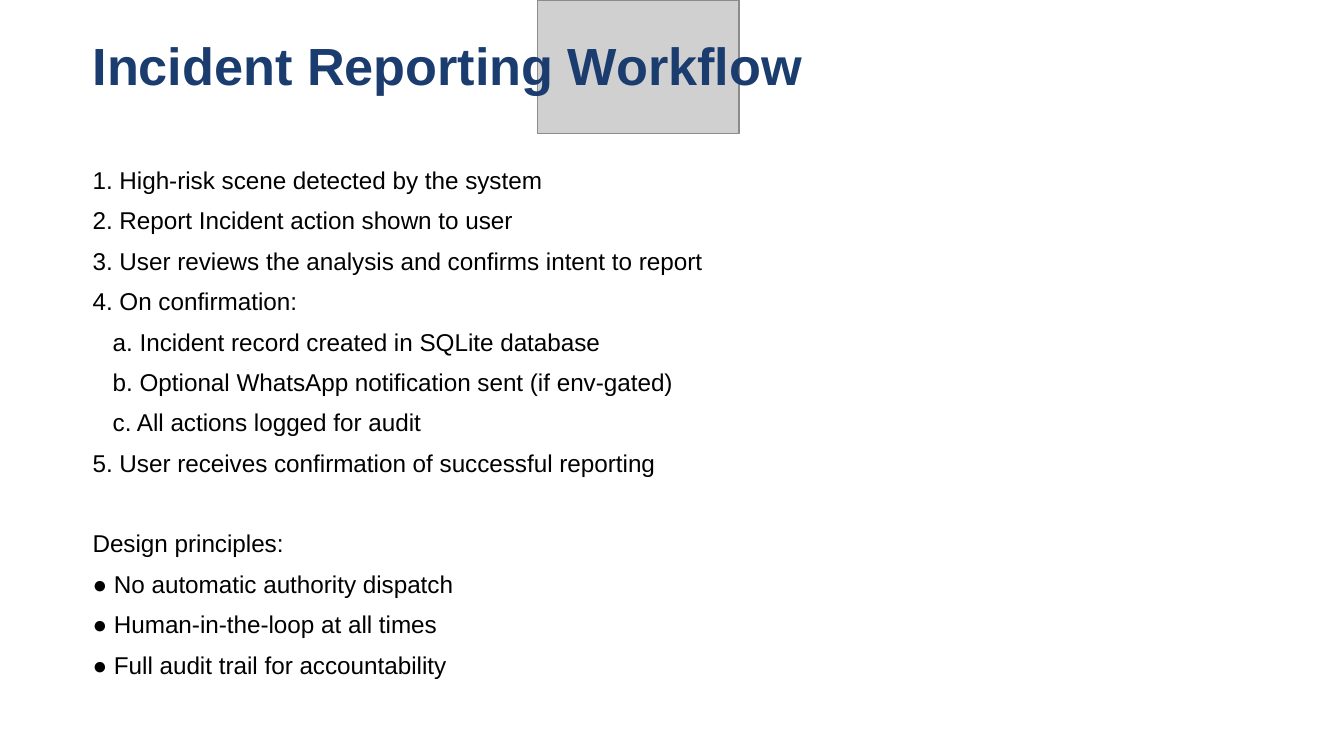
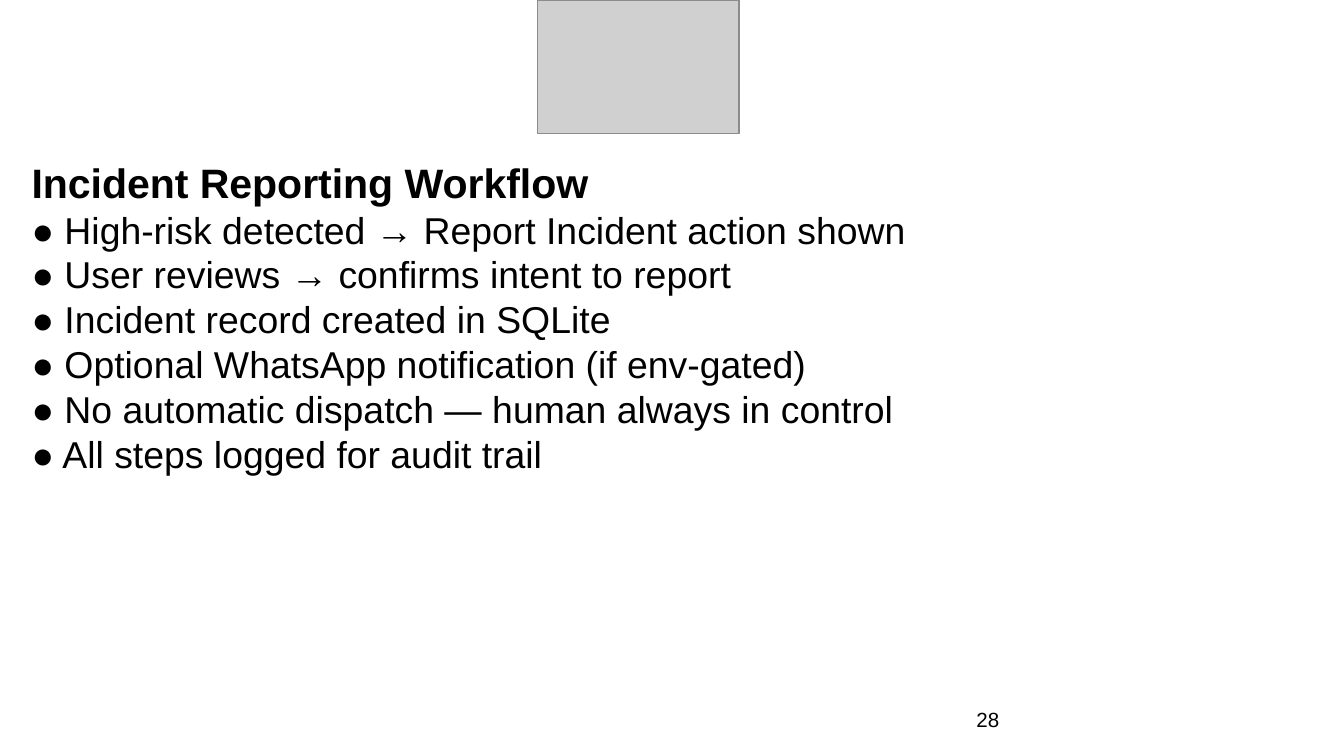
Before and after one commit to nibodhdaware/VisionGPT, a slide deck: slide 28 of paper/stage2_review3_updated.pptx. Drawn at 1344x756 pixels with LibreOffice and Linux fonts; fonts in the diff are those of the drawing; grey boxes stand for pictures. Boxes give left, top, right and bottom in pixels: in the first picture for what was removed or moved away, otherwise in the second. Text is boxed around its words. In the diff, an @@ line names an element or a change of style, - is before the commit and + after.

```diff
--- a/paper/stage2_review3_updated.pptx
+++ b/paper/stage2_review3_updated.pptx
@@ text removed at [93,43,802,95] @@
-Incident Reporting Workflow
@@ text at [32,168,905,475]: text changed; size 13 to 20 pt @@
-1. High-risk scene detected by the system
-2. Report Incident action shown to user
-3. User reviews the analysis and confirms intent to report
-4. On confirmation:
-a. Incident record created in SQLite database
-b. Optional WhatsApp notification sent (if env-gated)
-c. All actions logged for audit
-5. User receives confirmation of successful reporting
-Design principles:
-● No automatic authority dispatch
-● Human-in-the-loop at all times
-● Full audit trail for accountability
+Incident Reporting Workflow
+● High-risk detected → Report Incident action shown
+● User reviews → confirms intent to report
+● Incident record created in SQLite
+● Optional WhatsApp notification (if env-gated)
+● No automatic dispatch — human always in control
+● All steps logged for audit trail
@@ text added at [976,712,999,728], 11 pt, text #000000 @@
+28
```
Also in this commit, not shown: 48 other slides changed, 4 slides added, 4 slides removed.
